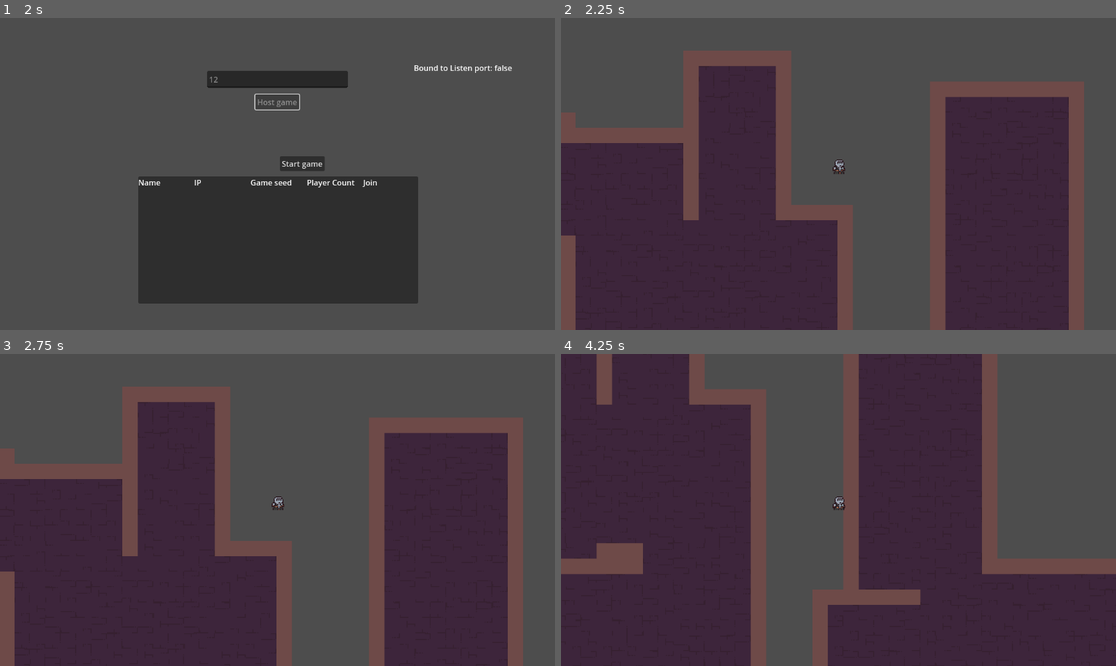
Above: before the commit, frames 1-4 (two rows, left to right).
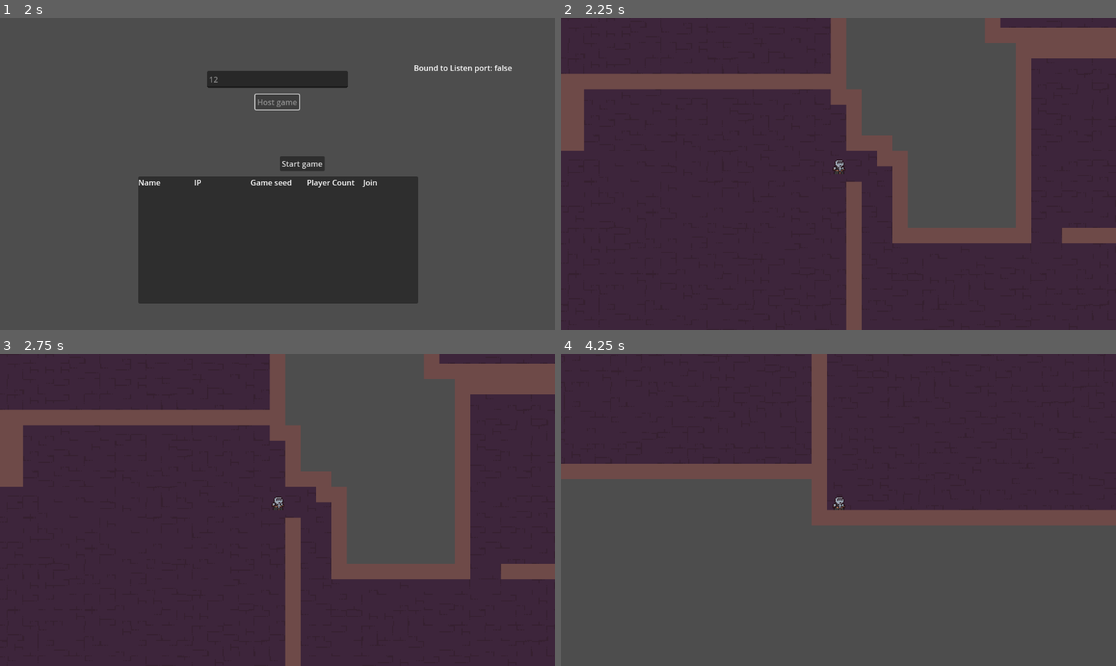
Above: after the commit, the same moments.

Repository: KSaB22/godot-game
Game: Godot game, scene res://scenes/main_menu.tscn
Two runs of this game, one before a commit and one after it. Both use one fixed random seed, a clock stepped at 60 frames per second and the inputs below.
Inputs (mouse positions are in pixels of both pictures, inside the frame that each line leads up to):
- Up to frame 1 (2 s): click (277, 80) at 0.52 s; type "12" at 0.6 s; click "Host game" at 1.25 s
- Up to frame 2 (2.25 s): click "Start game" at 2 s
- Up to frame 3 (2.75 s): no input
- Up to frame 4 (4.25 s): tap Enter at 2.75 s; hold Right (ui_right) 2.78-3.53 s; tap Space at 3.5 s; hold Down (ui_down) from 3.53 s (still down)

Frame 1 is identical in both runs. In frame 2, 51% of the frame differs, in the area x 0-100%, y 0-100%; in frame 3, 51%; in frame 4, 70%.

Commit message:
Sync works now can work on combat

Diff:
--- a/scenes/player.tscn
+++ b/scenes/player.tscn
@@ -36,6 +36,7 @@
 
 [node name="Player" type="CharacterBody2D"]
 script = ExtResource("1_qlg0r")
+SPEED = 500.0
 
 [node name="AnimatedSprite2D" type="AnimatedSprite2D" parent="."]
 z_index = 5
--- a/scripts/level.gd
+++ b/scripts/level.gd
@@ -31,8 +31,8 @@
 		p.name = str(peer_id)
 		p.set_multiplayer_authority(peer_id)
 		add_child(p, true)
-		p.global_position = Vector2(0,0) #tile_to_global(spawns[index])
-		p.syncPos = Vector2(0,0) #tile_to_global(spawns[index])
+		p.global_position = tile_to_global(spawns[index])
+		p.syncPos = tile_to_global(spawns[index])
 		index += 1
 
 func _process(_delta: float) -> void:
--- a/scripts/main_menu.gd
+++ b/scripts/main_menu.gd
@@ -77,6 +77,7 @@
 
 func connected_to_server():
 	var table := $ServerBrowser/Panel/VBoxContainer
+	seedTE.editable = false
 	for row in table.get_children():
 		var btn := row.get_node_or_null("JoinBtn")
 		if btn and btn is Button:
@@ -89,12 +90,14 @@
 	print("Couldnt Connect")
 
 @rpc("any_peer", "call_local")
-func startGame():
+func startGame(level_seed, level_players):
 	var scene_res = load("res://scenes/Level.tscn")
 	var scene = scene_res.instantiate()
 
 	# Now you can safely set properties defined in Level.gd
-	scene.game_seed = GameManager.seed
+	GameManager.seed = level_seed
+	GameManager.Players = level_players
+	scene.game_seed = level_seed
 	scene.max_players = GameManager.Players.size()
 
 	get_tree().root.add_child(scene)
@@ -103,5 +106,5 @@
 
 
 func _on_start_btn_pressed() -> void:
-	startGame.rpc()
+	startGame.rpc(GameManager.seed, GameManager.Players)
 	pass # Replace with function body.
--- a/scripts/player.gd
+++ b/scripts/player.gd
@@ -11,8 +11,6 @@
 		cam.make_current()
 
 func _physics_process(_delta: float) -> void:
-	if multiplayer.get_unique_id() != 1:
-		print(str(multiplayer.get_unique_id()) + " ------- " + name)
 	if $MultiplayerSynchronizer.get_multiplayer_authority() == multiplayer.get_unique_id():
 		var vx := Input.get_axis("ui_left","ui_right") * SPEED
 		var vy := Input.get_axis("ui_up","ui_down") * SPEED
@@ -20,5 +18,3 @@
 		velocity.y = vy if (abs(vy) > 0.0) else move_toward(velocity.y, 0.0, SPEED)
 		syncPos = global_position
 		move_and_slide()
-	else:
-		global_position = global_position.lerp(syncPos,0.5)
